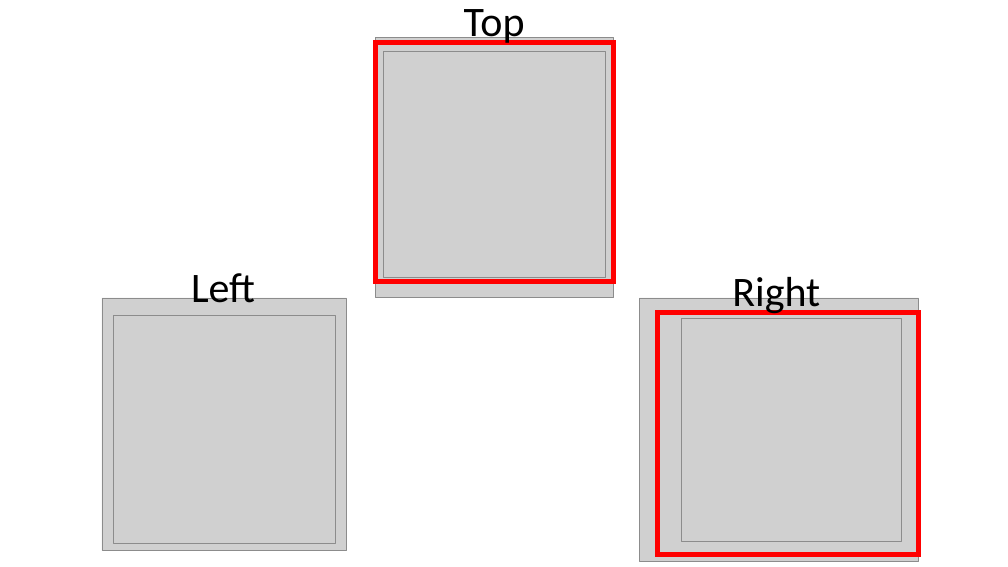
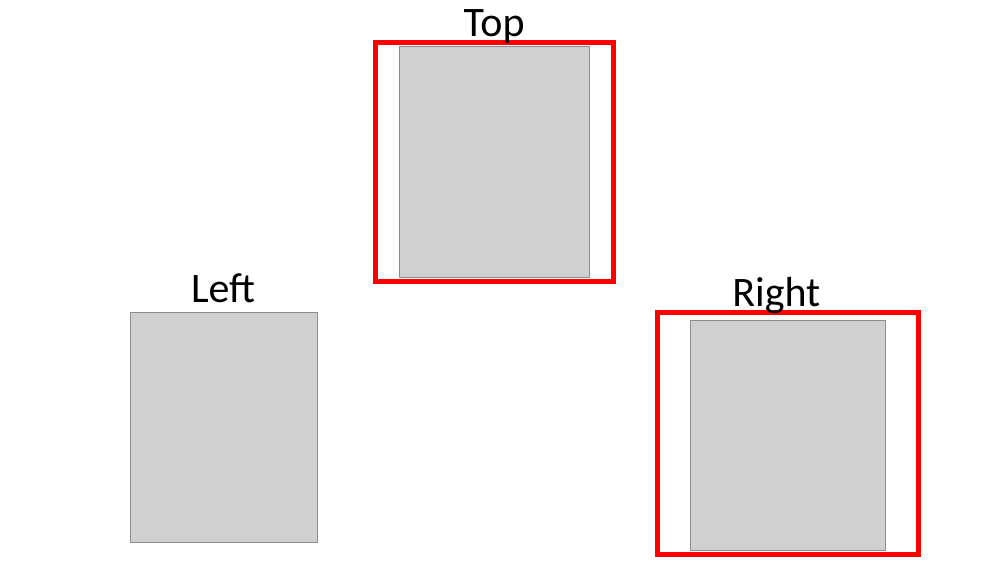
Before and after one commit to habemusne/simi, a slide deck: slide 2 of static/images/bad_examples/primitives.pptx. Drawn at 1008x567 pixels with LibreOffice and Linux fonts; fonts in the diff are those of the drawing; grey boxes stand for pictures. Boxes give left, top, right and bottom in pixels: in the first picture for what was removed or moved away, otherwise in the second. Text is boxed around its words. In the diff, an @@ line names an element or a change of style, - is before the commit and + after.

```diff
--- a/static/images/bad_examples/primitives.pptx
+++ b/static/images/bad_examples/primitives.pptx
@@ picture removed at (x1=376, y1=38, x2=614, y2=298) @@
@@ picture resized from (x1=383, y1=51, x2=606, y2=277) to (x1=399, y1=47, x2=590, y2=278) @@
@@ picture removed at (x1=102, y1=298, x2=346, y2=551) @@
@@ picture removed at (x1=640, y1=298, x2=919, y2=561) @@
@@ picture resized from (x1=113, y1=315, x2=335, y2=544) to (x1=131, y1=313, x2=318, y2=543) @@
@@ picture resized from (x1=682, y1=318, x2=901, y2=542) to (x1=690, y1=321, x2=885, y2=551) @@
```
Also in this commit, not shown: 3 other slides changed, 18 other files.
